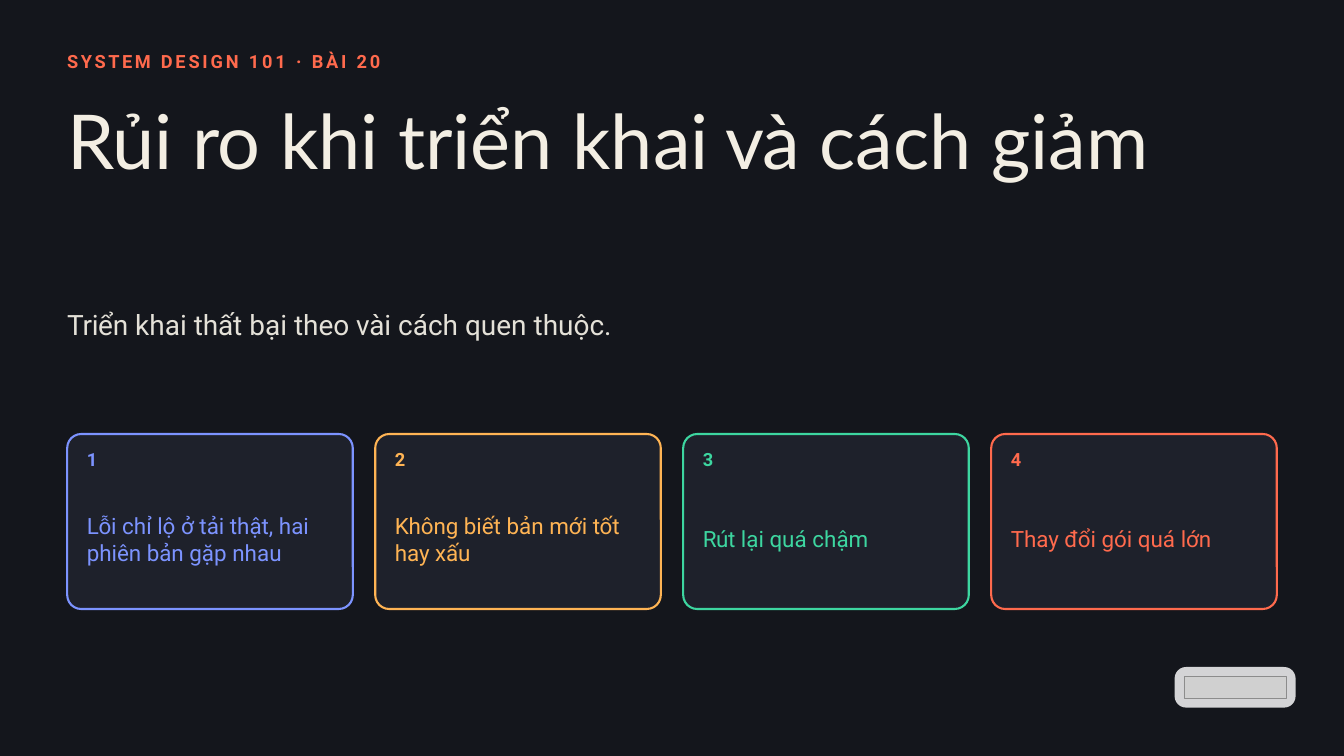
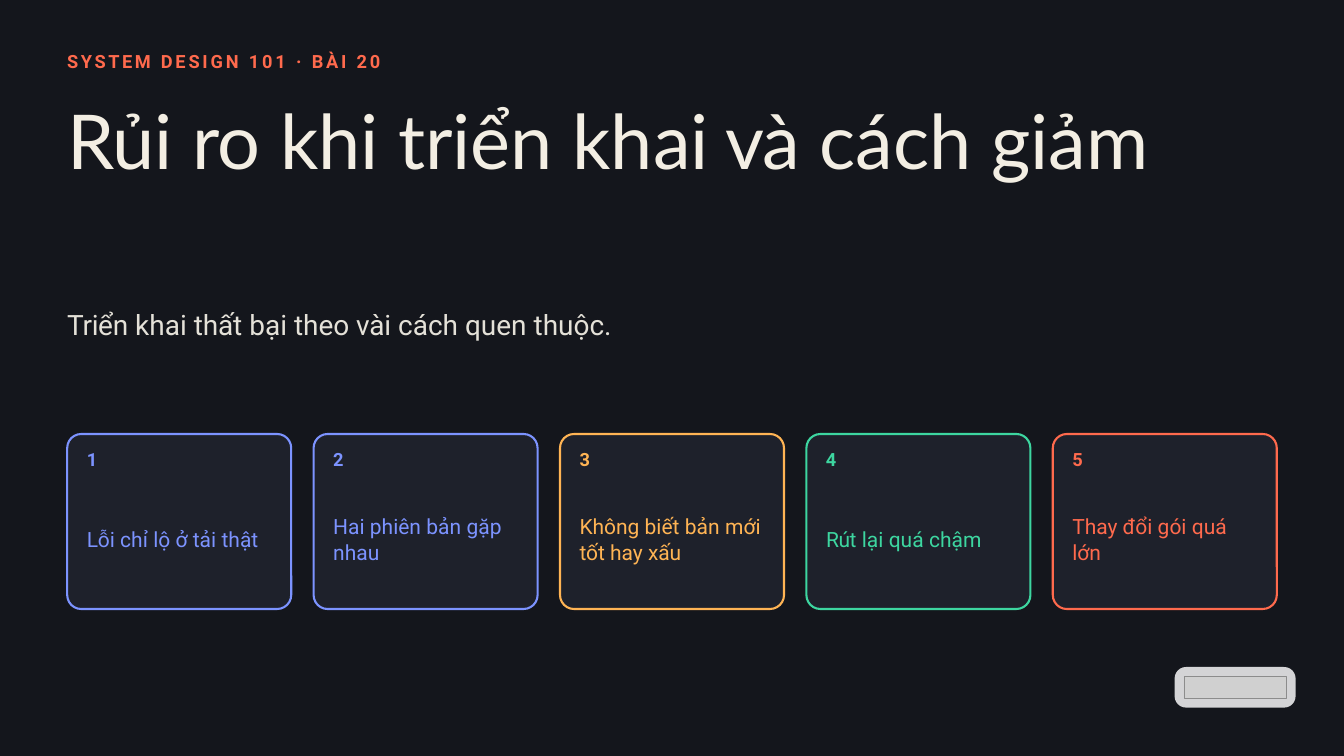
Before and after one commit to vohoailinh90/tool-marketing-studio, a slide deck: slide 1 of system-design-101/vi/lessons/sd-13-020/slides/sd-13-020.pptx. Drawn at 1344x756 pixels with LibreOffice and Linux fonts; fonts in the diff are those of the drawing; grey boxes stand for pictures. Boxes give left, top, right and bottom in pixels: in the first picture for what was removed or moved away, otherwise in the second. Text is boxed around its words. In the diff, an @@ line names an element or a change of style, - is before the commit and + after.

```diff
--- a/system-design-101/vi/lessons/sd-13-020/slides/sd-13-020.pptx
+++ b/system-design-101/vi/lessons/sd-13-020/slides/sd-13-020.pptx
@@ rounded rectangle: place and size @@
-rounded rectangle at [67, 434, 353, 609]
+rounded rectangle at [67, 434, 291, 609]
@@ rounded rectangle added at [314, 434, 538, 609], fill #1E212B, outline #7C93FF 2.25 pt @@
@@ text "2": place and size @@
-text "2" at [395, 453, 405, 466]
+text "2" at [333, 453, 343, 466]
@@ text "2" at [333, 453, 343, 466]: text colour #FFB454 to #7C93FF @@
@@ rounded rectangle: place and size @@
-rounded rectangle at [375, 434, 661, 609]
+rounded rectangle at [560, 434, 784, 609]
@@ text "3": place and size @@
-text "3" at [703, 453, 713, 466]
+text "3" at [580, 453, 590, 466]
@@ text "3" at [580, 453, 590, 466]: text colour #3DD6A0 to #FFB454 @@
@@ rounded rectangle: place and size @@
-rounded rectangle at [683, 434, 969, 609]
+rounded rectangle at [806, 434, 1030, 609]
@@ text "4": place and size @@
-text "4" at [1011, 453, 1021, 466]
+text "4" at [826, 453, 836, 466]
@@ text "4" at [826, 453, 836, 466]: text colour #FF6A4D to #3DD6A0 @@
@@ rounded rectangle: place and size @@
-rounded rectangle at [991, 434, 1277, 609]
+rounded rectangle at [1053, 434, 1277, 609]
@@ text added at [1072, 453, 1082, 466], 19.5 pt, text #FF6A4D, bold @@
+5
@@ text "Không biết bản mới tốt ...": place and size @@
-text "Không biết bản mới tốt ..." at [395, 515, 620, 566]
+text "Không biết bản mới tốt ..." at [580, 516, 761, 565]
@@ text "Không biết bản mới tốt ..." at [580, 516, 761, 565]: size 24 to 22.5 pt; letter spacing 0 to 0.1 pt in "mới"; letter spacing -0.2 to -0.1 pt in "xấu" @@
@@ text "Rút lại quá chậm": place and size @@
-text "Rút lại quá chậm" at [703, 530, 868, 552]
+text "Rút lại quá chậm" at [826, 531, 981, 552]
@@ text "Rút lại quá chậm" at [826, 531, 981, 552]: size 24 to 22.5 pt; letter spacing -0.5 to -0.4 pt in "Rút" @@
@@ text "Thay đổi gói quá lớn": place and size @@
-text "Thay đổi gói quá lớn" at [1011, 528, 1211, 552]
+text "Thay đổi gói quá lớn" at [1072, 516, 1227, 560]
@@ text "Thay đổi gói quá lớn" at [1072, 516, 1227, 560]: size 24 to 22.5 pt; letter spacing -0.1 to 0 pt in "lớn" @@
@@ text at [87, 529, 259, 551]: text changed; size 24 to 22.5 pt @@
-Lỗi chỉ lộ ở tải thật, hai phiên bản gặp nhau
+Lỗi chỉ lộ ở tải thật
@@ text added at [333, 517, 502, 560], 22.5 pt, text #7C93FF @@
+Hai phiên bản gặp nhau
```
Also in this commit, not shown: 4 other slides changed.
